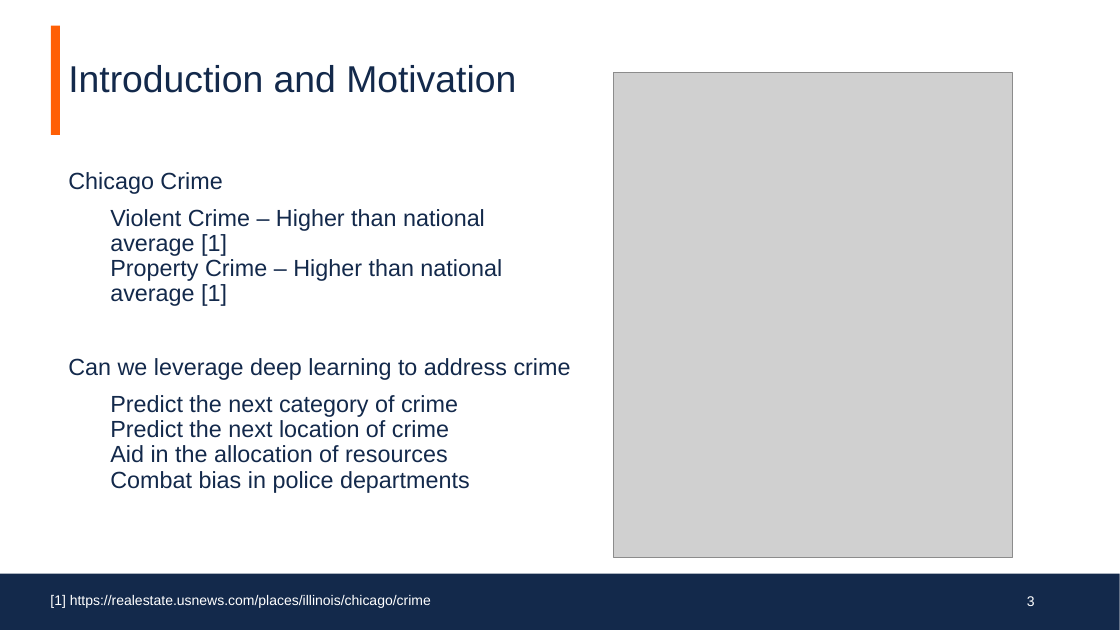
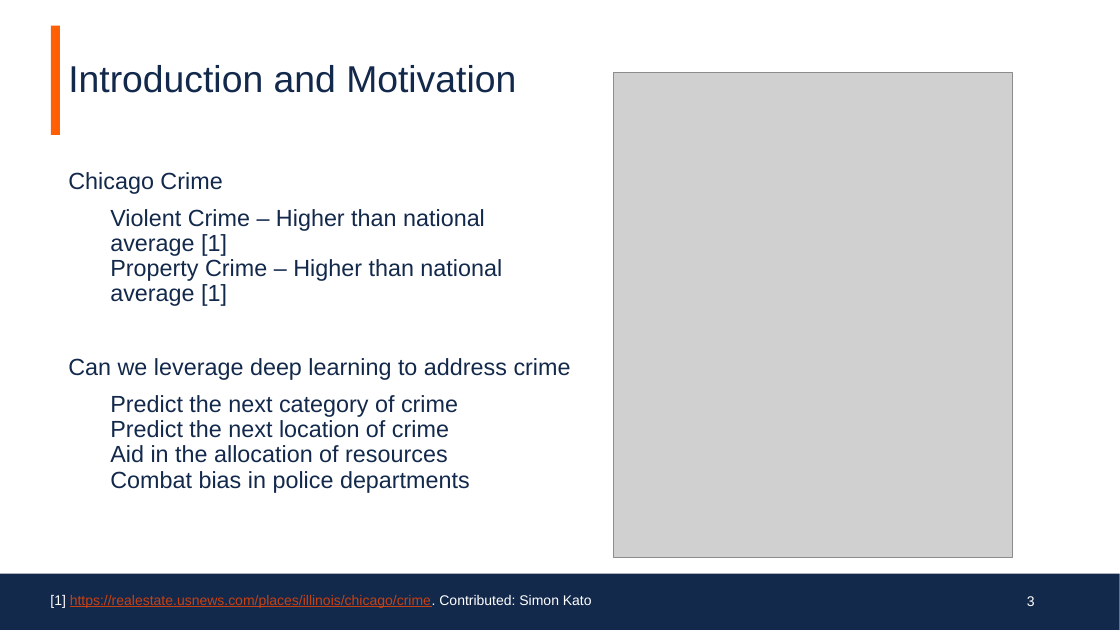
Before and after one commit to SimonKato/Chicago-Crime-Analysis, a slide deck: slide 3 of FinalPresentation.pptx. Drawn at 1120x630 pixels with LibreOffice and Linux fonts; fonts in the diff are those of the drawing; grey boxes stand for pictures; background and template pictures are left out. Boxes give left, top, right and bottom in pixels: in the first picture for what was removed or moved away, otherwise in the second. Text is boxed around its words. In the diff, an @@ line names an element or a change of style, - is before the commit and + after.

```diff
--- a/FinalPresentation.pptx
+++ b/FinalPresentation.pptx
@@ text at box(50, 595, 592, 608): text changed; text colour #FFFFFF to #C84113 @@
-[1] https://realestate.usnews.com/places/illinois/chicago/crime
+[1] https://realestate.usnews.com/places/illinois/chicago/crime. Contributed: Simon Kato
```
Also in this commit, not shown: 7 other slides changed, 5 slides added, 14 other files.
